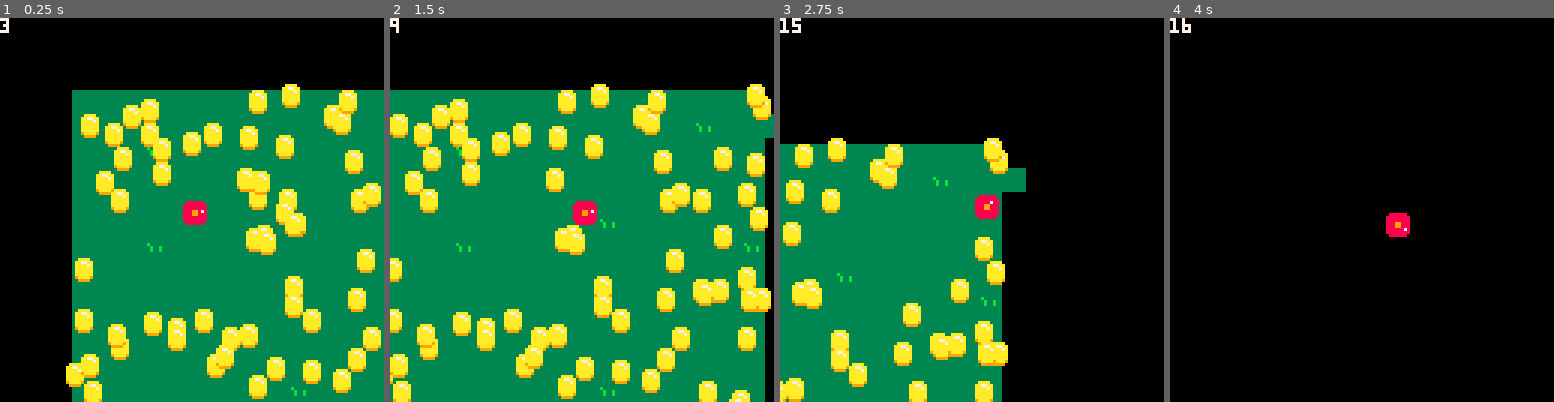
Above: before the commit, frames 1-4 (left to right).
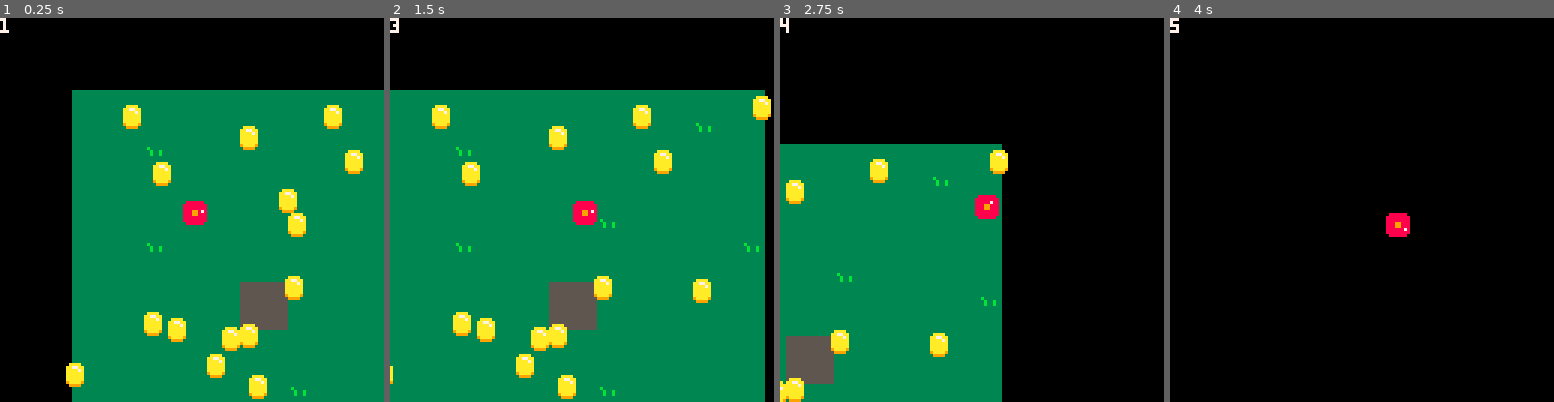
Above: after the commit, the same moments.

Repository: wsasaki01/taxi
Game: PICO-8 cartridge p1/taxi-p1.p8
Two runs of this game, one before a commit and one after it. Both use one fixed random seed, a clock stepped at 60 frames per second and the inputs below.
Inputs:
- Up to frame 1 (0.25 s): no input
- Up to frame 2 (1.5 s): tap X (X key) at 1.07 s
- Up to frame 3 (2.75 s): hold Left 1.97-2.37 s; tap X (X key) at 2.07, 2.4, 2.73 s
- Up to frame 4 (4 s): hold Right 2.87-3.53 s; tap X (X key) at 3.07, 3.4, 3.73 s; hold Up from 3.58 s (still down)

The runs differ from the first frame. In frame 1, 12% of the frame differs, in the area x 0-100%, y 0-100%; in frame 2, 15%; in frame 3, 7.6%; in frame 4, 0.1%.

Commit message:
Add drop-off point

Diff:
--- a/p1/main.lua
+++ b/p1/main.lua
@@ -26,7 +26,7 @@
     }
 
     coins = {}
-    for i=1, 100 do
+    for i=1, 20 do
         add(coins, {rnd(128), rnd(128)})
     end
 end
--- a/p1/taxi-p1.p8
+++ b/p1/taxi-p1.p8
@@ -3,28 +3,28 @@
 __lua__
 #include main.lua
 __gfx__
-00000000333333333333333300aaaa00088888800000000000000000000000000000000000000000000000000000000000000000000000000000000000000000
-0000000033333333333333330aa77aa0888888880000000000000000000000000000000000000000000000000000000000000000000000000000000000000000
-0070070033333333333333330aaaa7a0888888880000000000000000000000000000000000000000000000000000000000000000000000000000000000000000
-00077000333333333b3333330aaaaaa0888998880000000000000000000000000000000000000000000000000000000000000000000000000000000000000000
-000770003333333333b33b330aaaaaa0888998880000000000000000000000000000000000000000000000000000000000000000000000000000000000000000
-007007003333333333b33b330aaaaaa0888888880000000000000000000000000000000000000000000000000000000000000000000000000000000000000000
-00000000333333333333333309aaaa90888888880000000000000000000000000000000000000000000000000000000000000000000000000000000000000000
-00000000333333333333333300999900088888800000000000000000000000000000000000000000000000000000000000000000000000000000000000000000
+00000000333333333333333300aaaa00088888805555555500000000000000000000000000000000000000000000000000000000000000000000000000000000
+0000000033333333333333330aa77aa0888888885555555500000000000000000000000000000000000000000000000000000000000000000000000000000000
+0070070033333333333333330aaaa7a0888888885555555500000000000000000000000000000000000000000000000000000000000000000000000000000000
+00077000333333333b3333330aaaaaa0888998885555555500000000000000000000000000000000000000000000000000000000000000000000000000000000
+000770003333333333b33b330aaaaaa0888998885555555500000000000000000000000000000000000000000000000000000000000000000000000000000000
+007007003333333333b33b330aaaaaa0888888885555555500000000000000000000000000000000000000000000000000000000000000000000000000000000
+00000000333333333333333309aaaa90888888885555555500000000000000000000000000000000000000000000000000000000000000000000000000000000
+00000000333333333333333300999900088888805555555500000000000000000000000000000000000000000000000000000000000000000000000000000000
 __gff__
-0000000100000000000000000000000000000000000000000000000000000000000000000000000000000000000000000000000000000000000000000000000000000000000000000000000000000000000000000000000000000000000000000000000000000000000000000000000000000000000000000000000000000000
+0000000100010000000000000000000000000000000000000000000000000000000000000000000000000000000000000000000000000000000000000000000000000000000000000000000000000000000000000000000000000000000000000000000000000000000000000000000000000000000000000000000000000000
 0000000000000000000000000000000000000000000000000000000000000000000000000000000000000000000000000000000000000000000000000000000000000000000000000000000000000000000000000000000000000000000000000000000000000000000000000000000000000000000000000000000000000000
 __map__
 0101010101010101010101010101010100000000000000000000000000000000000000000000000000000000000000000000000000000000000000000000000000000000000000000000000000000000000000000000000000000000000000000000000000000000000000000000000000000000000000000000000000000000
-0101010101010101010101010102010101000000000000000000000000000000000000000000000000000000000000000000000000000000000000000000000000000000000000000000000000000000000000000000000000000000000000000000000000000000000000000000000000000000000000000000000000000000
+0101010101010101010101010102010100000000000000000000000000000000000000000000000000000000000000000000000000000000000000000000000000000000000000000000000000000000000000000000000000000000000000000000000000000000000000000000000000000000000000000000000000000000
 0101010201010101010101010101010100000000000000000000000000000000000000000000000000000000000000000000000000000000000000000000000000000000000000000000000000000000000000000000000000000000000000000000000000000000000000000000000000000000000000000000000000000000
 0101010101010101010101010101010100000000000000000000000000000000000000000000000000000000000000000000000000000000000000000000000000000000000000000000000000000000000000000000000000000000000000000000000000000000000000000000000000000000000000000000000000000000
 0101010101010101010101010101010100000000000000000000000000000000000000000000000000000000000000000000000000000000000000000000000000000000000000000000000000000000000000000000000000000000000000000000000000000000000000000000000000000000000000000000000000000000
 0101010101010101010201010101010100000000000000000000000000000000000000000000000000000000000000000000000000000000000000000000000000000000000000000000000000000000000000000000000000000000000000000000000000000000000000000000000000000000000000000000000000000000
 0101010201010101010101010101010200000000000000000000000000000000000000000000000000000000000000000000000000000000000000000000000000000000000000000000000000000000000000000000000000000000000000000000000000000000000000000000000000000000000000000000000000000000
 0101010101010101010101010101010100000000000000000000000000000000000000000000000000000000000000000000000000000000000000000000000000000000000000000000000000000000000000000000000000000000000000000000000000000000000000000000000000000000000000000000000000000000
-0101010101010101010101010101010100000000000000000000000000000000000000000000000000000000000000000000000000000000000000000000000000000000000000000000000000000000000000000000000000000000000000000000000000000000000000000000000000000000000000000000000000000000
-0101010201010101010101010101010100000000000000000000000000000000000000000000000000000000000000000000000000000000000000000000000000000000000000000000000000000000000000000000000000000000000000000000000000000000000000000000000000000000000000000000000000000000
+0101010101010105050101010101010100000000000000000000000000000000000000000000000000000000000000000000000000000000000000000000000000000000000000000000000000000000000000000000000000000000000000000000000000000000000000000000000000000000000000000000000000000000
+0101010201010105050101010101010100000000000000000000000000000000000000000000000000000000000000000000000000000000000000000000000000000000000000000000000000000000000000000000000000000000000000000000000000000000000000000000000000000000000000000000000000000000
 0101010101010101010101010101010100000000000000000000000000000000000000000000000000000000000000000000000000000000000000000000000000000000000000000000000000000000000000000000000000000000000000000000000000000000000000000000000000000000000000000000000000000000
 0101010101010101010101010101010100000000000000000000000000000000000000000000000000000000000000000000000000000000000000000000000000000000000000000000000000000000000000000000000000000000000000000000000000000000000000000000000000000000000000000000000000000000
 0101010101010101010201010101010100000000000000000000000000000000000000000000000000000000000000000000000000000000000000000000000000000000000000000000000000000000000000000000000000000000000000000000000000000000000000000000000000000000000000000000000000000000
